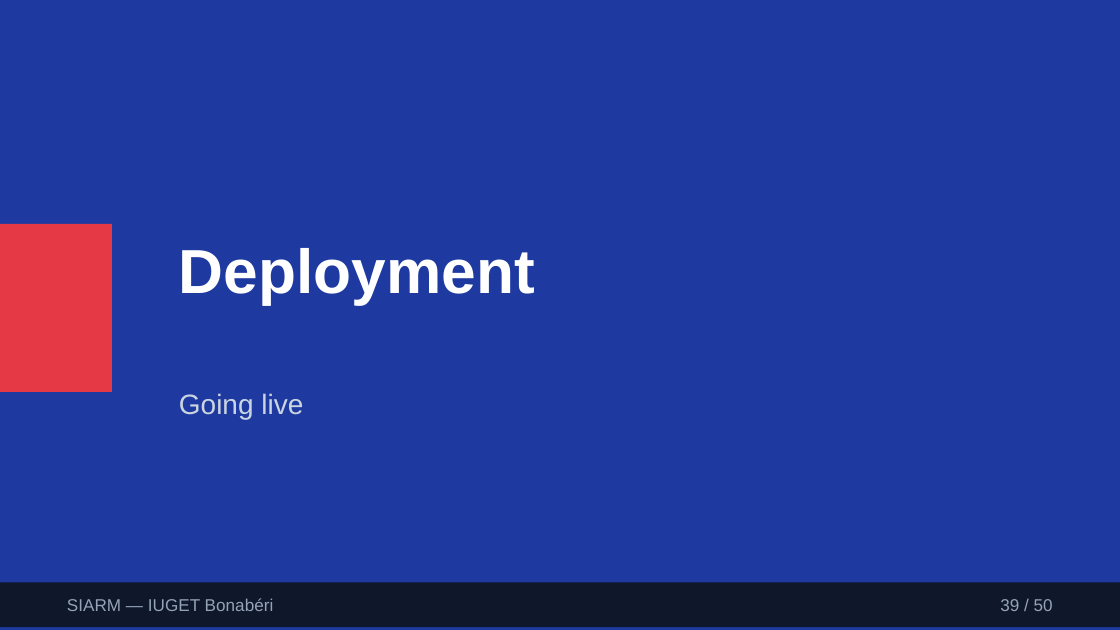
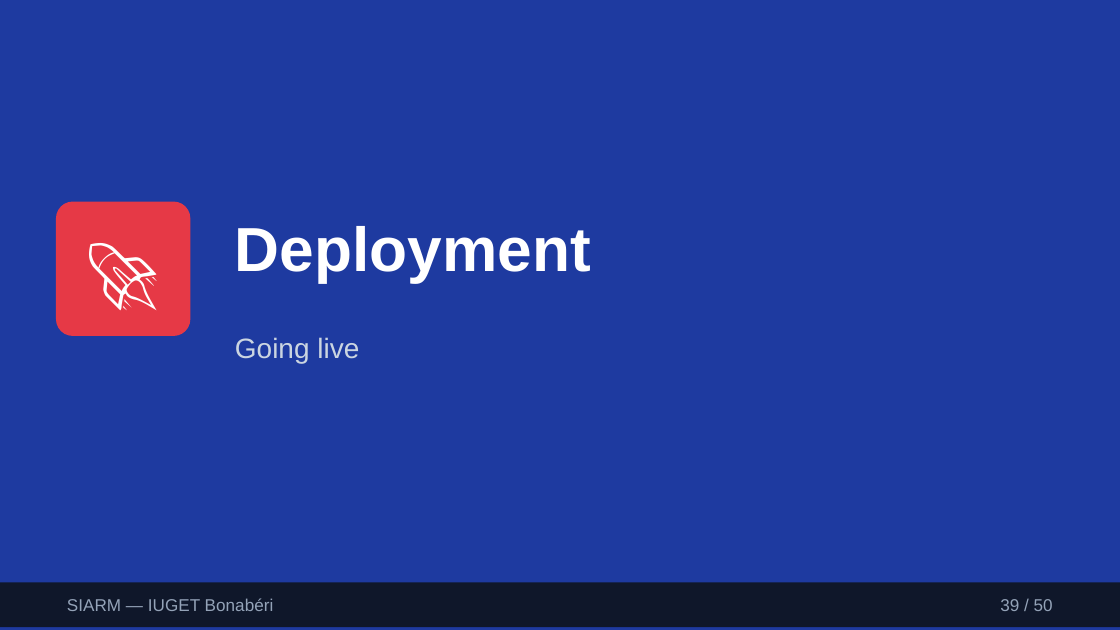
Before and after one commit to leaticiadipocko-wq/schoolproject, a slide deck: slide 39 of deliverables/SIARM-Defense-Presentation.pptx. Drawn at 1120x630 pixels with LibreOffice and Linux fonts; fonts in the diff are those of the drawing. Boxes give left, top, right and bottom in pixels: in the first picture for what was removed or moved away, otherwise in the second. Text is boxed around its words. In the diff, an @@ line names an element or a change of style, - is before the commit and + after.

Commit message:
fix: redesign PowerPoint with visual diagrams and icons instead of text
- Replaced text-heavy bullet points with visual diagrams and icons
- Added before/after comparison slides
- Added flow diagrams for processes (attendance, grades, fees)
- Added phone mockup for mobile learning
- Added browser mockup for landing page
- Added role pyramid visualization
- Added permission matrix grid
- Added timetable grid mockup
- Added chat widget mockup for chatbot
- Used emoji icons throughout for visual appeal

```diff
--- a/deliverables/SIARM-Defense-Presentation.pptx
+++ b/deliverables/SIARM-Defense-Presentation.pptx
@@ text at (56,202,190,336): text added @@
+🚀
@@ text "🚀": place and size @@
-text "🚀" at (0,224,112,392)
+text "🚀" at (56,202,190,336)
@@ text "🚀" at (56,202,190,336): fill #E63946 to none @@
@@ rounded rectangle added at (56,202,190,336), fill #E63946 @@
@@ text "Deployment": place and size @@
-text "Deployment" at (179,248,535,304)
+text "Deployment" at (235,226,591,282)
@@ text "Going live": place and size @@
-text "Going live" at (179,393,303,419)
+text "Going live" at (235,337,359,363)
```
Also in this commit, not shown: 40 other slides changed, 9 slides added, 9 slides removed, 1 other file.
